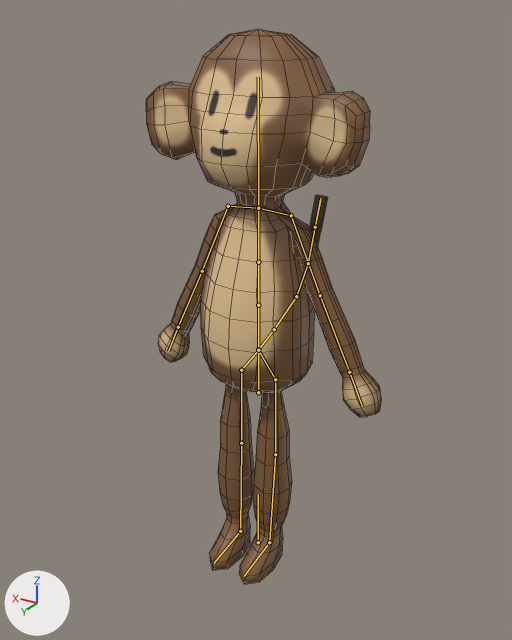
An edit to the Blender file Race/SourceAssets/monkey.blend, drawn before and after from the same camera.
Camera for both pictures: a 50 mm camera at (-4.97, 8.12, 8.34) aimed at (0.1, -0.32, 4.12). Arrows for +X, +Y and +Z are at lower left; the lights stay in place. Both versions are drawn at frame 0 of the action 'walk'; the numbers are the values there. The bones that bend it are drawn over the model as lines. Mesh edges are drawn as thin lines.
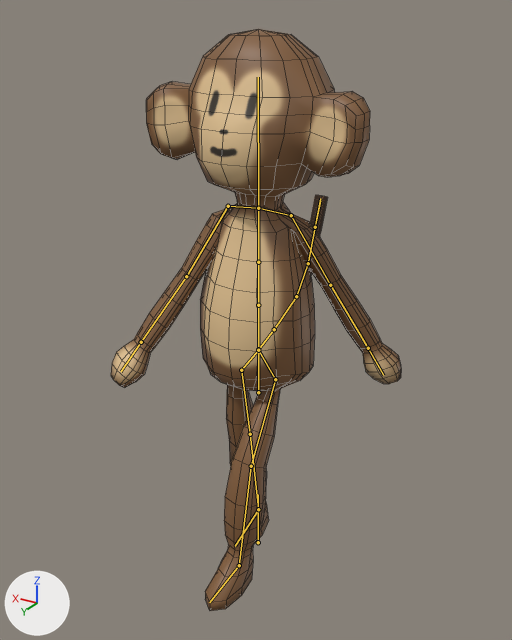
What differs and where, as boxes (x1, y1, x2, y2) in the pictures (512 x 640 px):
'Cylinder', posed (23% wider)
    before: (146, 29, 381, 584)
    after: (111, 29, 401, 611)
bone 'arm1.L', root to tip
    before: (228, 206) to (202, 271)
    after: (228, 206) to (186, 276)
bone 'arm2.L', root to tip
    before: (202, 271) to (178, 327)
    after: (186, 276) to (141, 342)
bone 'arm1.R', root to tip
    before: (291, 215) to (320, 295)
    after: (291, 215) to (330, 285)
bone 'upper leg.L', root to tip
    before: (241, 370) to (241, 443)
    after: (241, 370) to (250, 434)
bone 'upper leg.R', root to tip
    before: (275, 379) to (275, 454)
    after: (275, 379) to (251, 466)
bone 'lower leg.R', root to tip
    before: (275, 454) to (269, 542)
    after: (251, 466) to (239, 565)
bone 'foot.R', root to tip
    before: (269, 542) to (244, 576)
    after: (239, 565) to (209, 602)

The edits, one by one:
Bone 'arm1.L' (bone_arm1_l) turns from (-64, 0, 0) to (-70, 30, -2) degrees about its own x, y and z.
Bone 'arm2.L' (bone_arm2_l) turns from (0, 0, 0) to (0, 2, 5) degrees about its own x, y and z.
Bone 'arm1.R' (bone_arm1_r) turns from (-64, 0, 0) to (-64, 18, 1) degrees about its own x, y and z.
Bone 'upper leg.L' (bone_upper_leg_l) turns from (0, 0, 0) to (0, 0, -11) degrees about its own x, y and z.
Bone 'upper leg.R' (bone_upper_leg_r) turns from (0, 0, 0) to (0, 0, -34) degrees about its own x, y and z.
Bone 'lower leg.R' (bone_lower_leg_r) turns from (0, 0, 0) to (0, -1, 27) degrees about its own x, y and z.
Bone 'foot.R' (bone_foot_r) turns from (0, 0, 0) to (-6, 0, 0) degrees about its own x, y and z.
